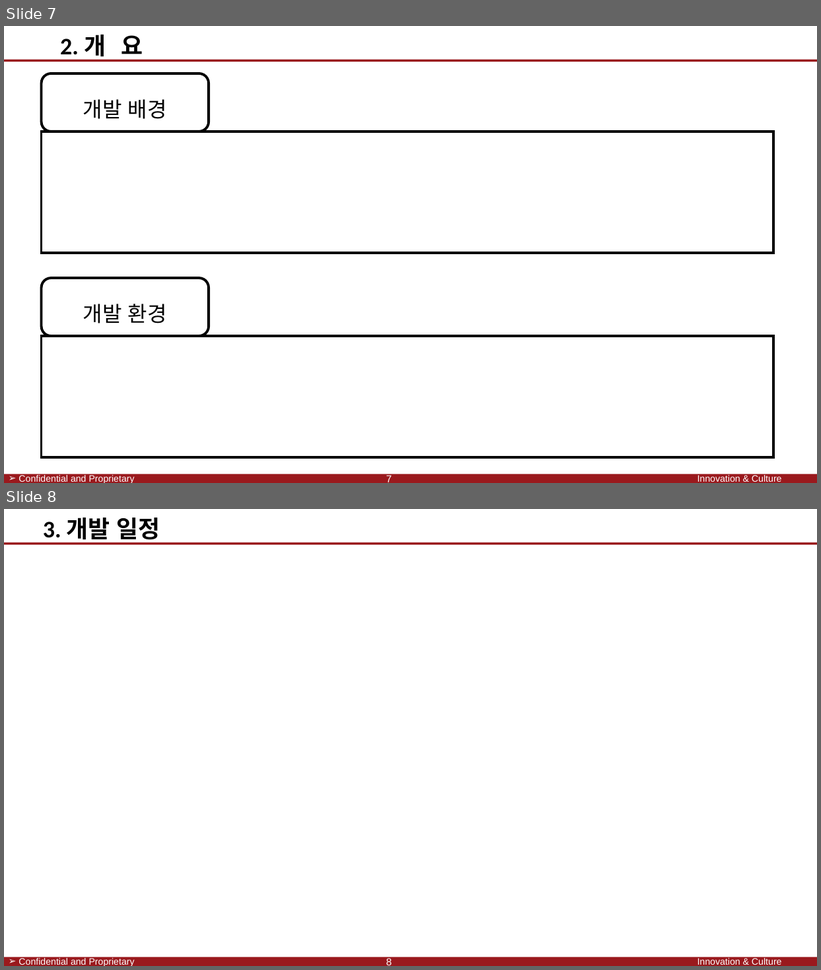
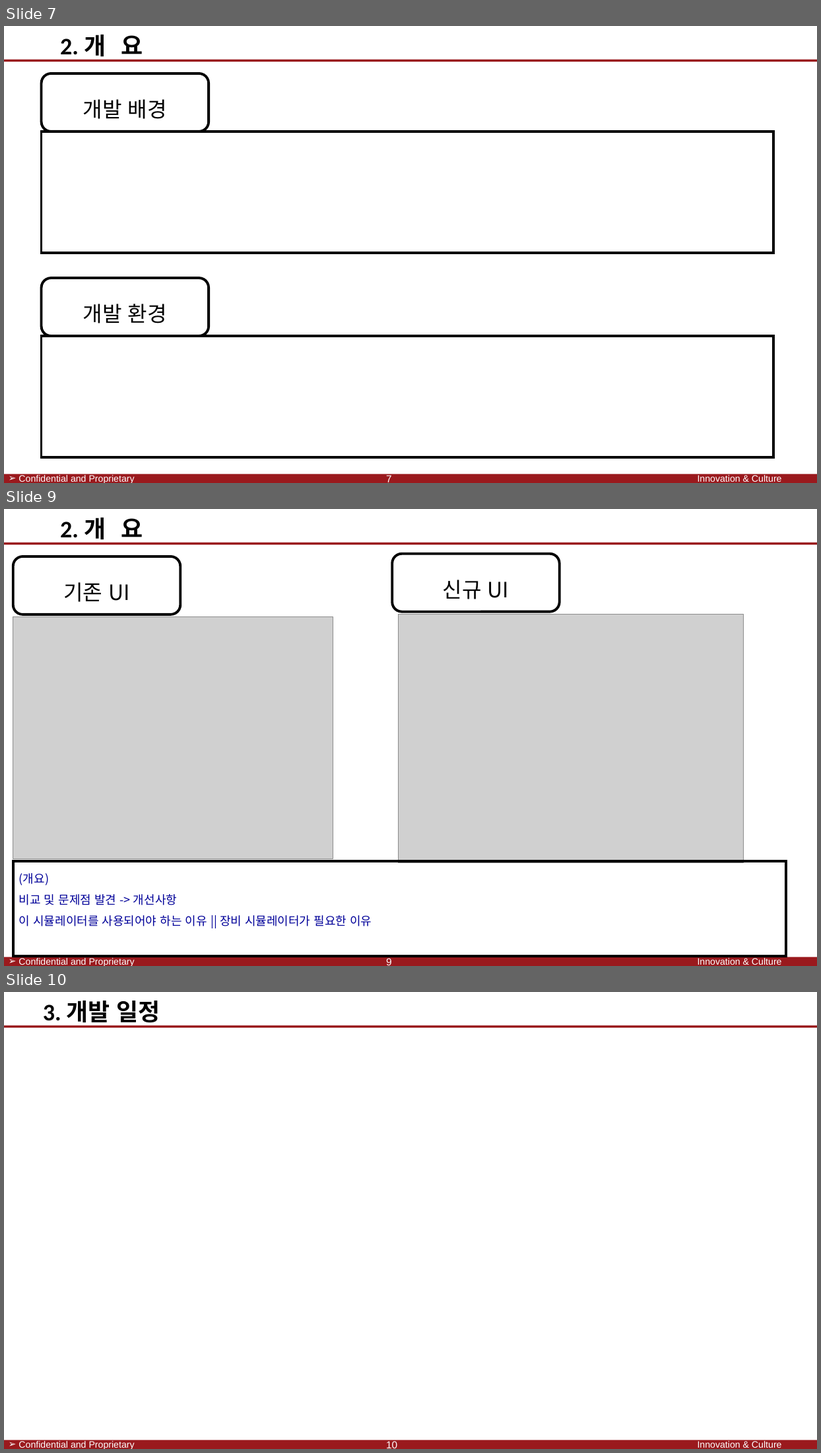
Before and after one commit to SaintSeong/JusungProject, a slide deck: A조 발표.pptx. Shown one above the other, each under a label of ours: slides 7 and 8 before the commit, slides 7, 9 and 10 after it; the slides between them are not shown. The pictures are 821x970 and 821x1453 pixels, drawn with LibreOffice and Linux fonts; fonts in the diff are those of the drawing; grey boxes stand for pictures; background and template pictures are left out. Boxes give left, top, right and bottom in pixels: in the first picture for what was removed or moved away, otherwise in the second. Text is boxed around its words. In the diff, an @@ line names an element or a change of style, - is before the commit and + after.

```diff
--- a/A조 발표.pptx
+++ b/A조 발표.pptx
@@ slide 9 added at [4, 509, 817, 966], background #FFFFFF; not listed: 4 template elements that a slide beside it also shows @@
@@ text added at [60, 518, 143, 544], 28 pt, text #000000, bold @@
+2. 개 요
@@ rounded rectangle added at [13, 557, 180, 615], outline #000000 3 pt, 25 pt, text #000000 @@
+기존 UI
@@ rounded rectangle added at [393, 553, 560, 611], outline #000000 3 pt, 25 pt, text #000000 @@
+신규 UI
@@ picture added at [13, 617, 333, 859] @@
@@ picture added at [398, 615, 743, 863] @@
@@ rectangle added at [13, 861, 787, 956], outline #000000 3 pt, 14 pt, text #000099 @@
+(개요)
+비교 및 문제점 발견 -> 개선사항
+이 시뮬레이터를 사용되어야 하는 이유 || 장비 시뮬레이터가 필요한 이유
@@ page number added at [386, 958, 392, 966], 12 pt, text #FFFFFF @@
+9
@@ what was slide 8 is now slide 10 @@
@@ page number at [386, 1441, 397, 1449]: text changed @@
-8
+10
```
Also in this commit, not shown: 1 other slide added.
